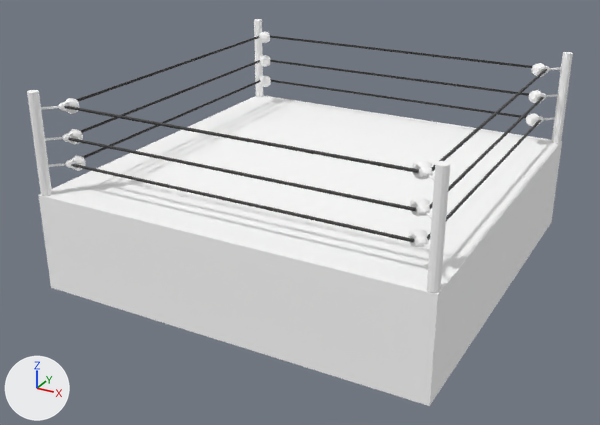
The Blender file assets/models/blender/ring/ring-standard.blend: old version first, new version second.
The view is the same before and after, from a 50 mm lens placed at (99.3, -193.4, 107.9), pointed at (-2.9, -7.5, 15.0). The lights are fixed; the arrows at lower left show +X, +Y and +Z. The first picture is the older version.

The first picture shows 'apron-east', 'apron-south', 'canvas', 'ring-post-ne', 'ring-post-nw', 'ring-post-se', 'ring-post-sw', 'rope-north-middle', 'rope-south-bottom', 'rope-south-middle', 'rope-south-top', 'rope-west-top', 'turnbuckle-pad-se-bottom' and 18 more.
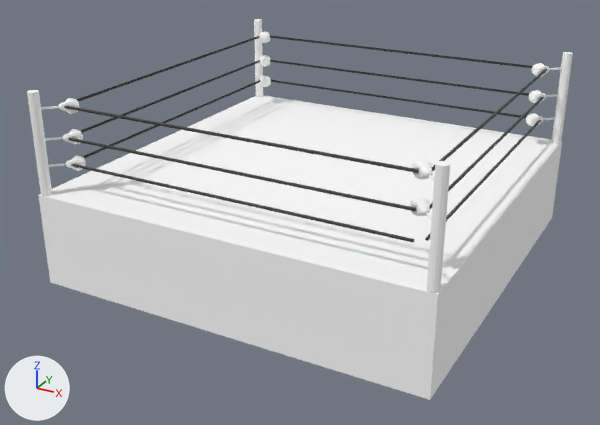
The newer file is also rescaled (x0.0633), turned or shifted as a whole; pictures and numbers use the older file's frame.

Location of each change, (x1, y1, x2, y2) in pixels of the pictures (600 x 425 px):
'apron-south', rescaled
    before: (38, 195, 438, 406)
    after: (38, 195, 438, 400)
'apron-east', rescaled
    before: (430, 142, 562, 405)
    after: (430, 142, 562, 399)
'turnbuckle-pad-se-bottom', hidden
    before: (408, 229, 428, 247)

Diff of the bpy script that builds the scene:
```diff
--- a/assets/models/blender/ring/ring-standard.blend.py
+++ b/assets/models/blender/ring/ring-standard.blend.py
@@ me_mesh_2 @@
 # used by ob_apron_south; location = (0.0, 0.0, 0.0)
-me_mesh_2.from_pydata(...)  # 6 vertices, 2 faces; spans x -53.6..53.6, y -53.6, z 0.0..26.8
+me_mesh_2.from_pydata(...)  # 6 vertices, 2 faces; spans x -53.6..53.6, y -53.6, z 1.6..26.8
+# me_mesh_2 part 1: the whole mesh is scaled about its middle by (1, 1.33, 0.941), then moved by (0.0, 0.0, 0.8)
 me_mesh_2.materials.append(mat_mat_apron)
@@ me_mesh_3 @@
 # used by ob_apron_east; location = (0.0, 0.0, 0.0)
-me_mesh_3.from_pydata(...)  # 6 vertices, 2 faces; spans x 53.6, y -53.6..53.6, z 0.0..26.8
+me_mesh_3.from_pydata(...)  # 6 vertices, 2 faces; spans x 53.6, y -53.6..53.6, z 1.6..26.8
+# me_mesh_3 part 2: the whole mesh is scaled about its middle by (1.33, 1, 0.941), then moved by (0.0, 0.0, 0.8)
 me_mesh_3.materials.append(mat_mat_apron)
@@ ob_turnbuckle_pad_se_bottom @@
 ob_turnbuckle_pad_se_bottom.rotation_euler = (0.0, 0.0, -0.785)  # degrees (0, 0, -45)
+ob_turnbuckle_pad_se_bottom.hide_set(True)
```
